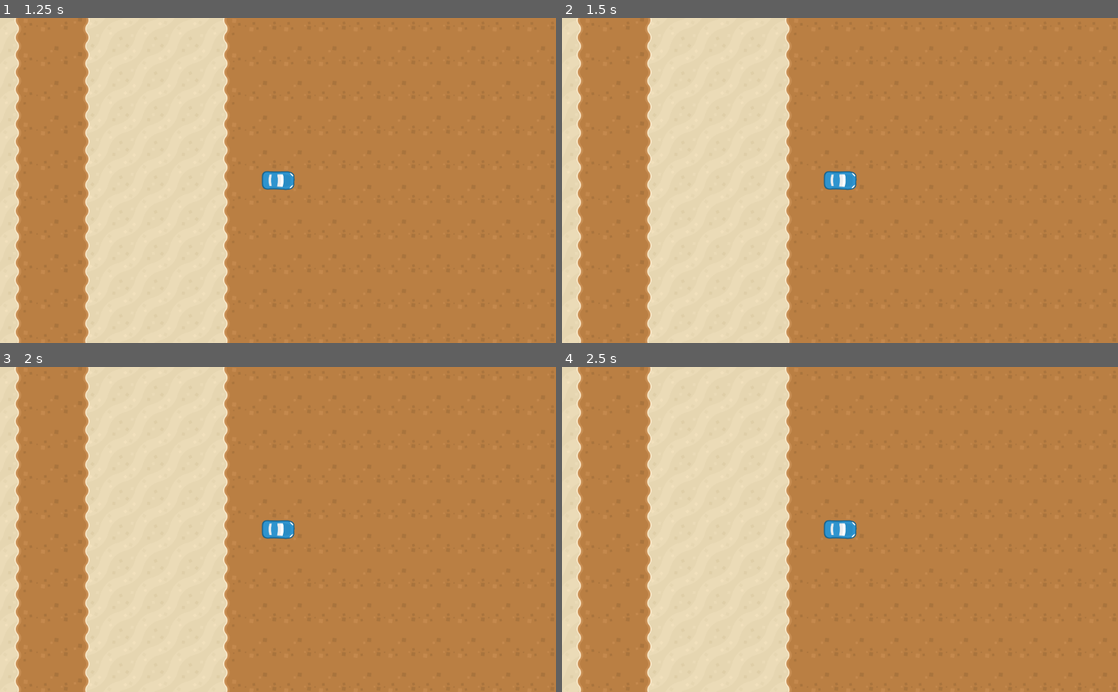
Above: before the commit, frames 1-4 (two rows, left to right).
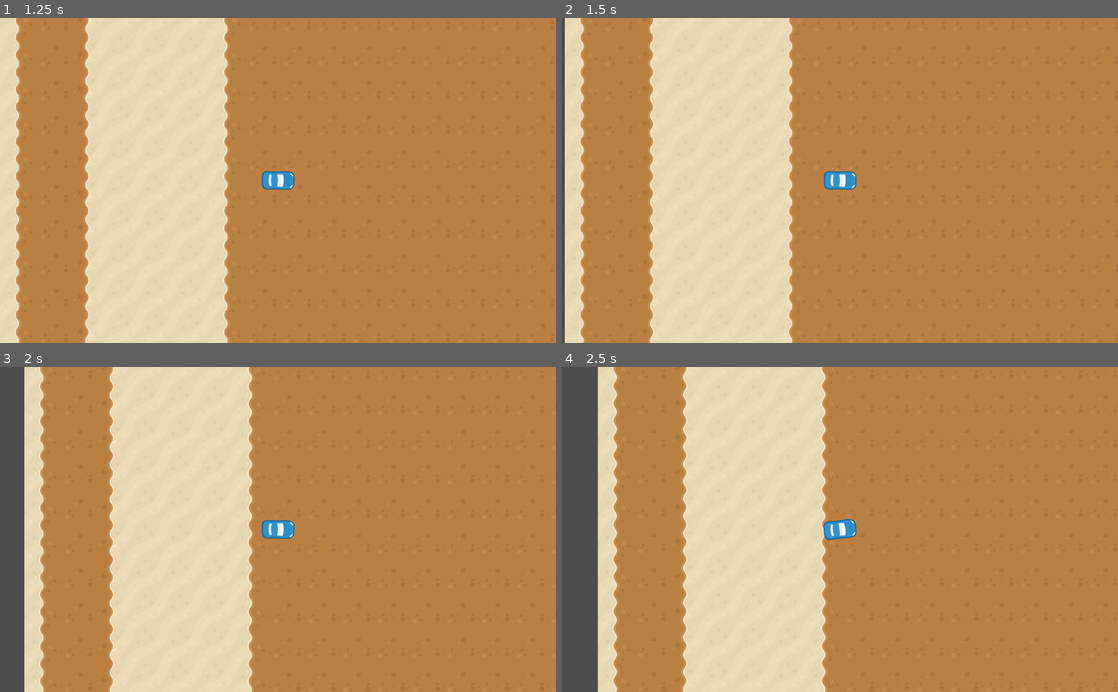
Above: after the commit, the same moments.

Repository: mc-carthy/gdTopDownCar
Game: Godot game, scene res://Scenes/MainScene.tscn
The game is run twice, just before and just after one commit, with the same random seed, the same clock (stepped at 60 frames per second) and the same inputs.
Inputs:
- Up to frame 1 (1.25 s): tap Enter at 0.5 s; hold D (right) from 0.53 s (still down)
- Up to frame 2 (1.5 s): tap Space at 1.25 s; release D (right) at 1.28 s; hold S (back) from 1.28 s (still down)
- Up to frame 3 (2 s): keep holding S (back)
- Up to frame 4 (2.5 s): release S (back) at 2.03 s; hold D (right) from 2.03 s (still down)

Frame 1 is identical in both runs. In frame 2, 2.4% of the frame differs, in the area x 0-42%, y 0-100%; in frame 3, 17%; in frame 4, 23%, in the area x 0-53%, y 0-100%.

Commit message:
Add braking and reversing

Diff:
--- a/Scripts/Car.gd
+++ b/Scripts/Car.gd
@@ -5,6 +5,8 @@
 var engine_power : float = 500
 var rolling_resistance : float = -0.9
 var drag_coefficient : float = -0.001
+var braking_power : float = -450
+var reverse_max_speed : float = 250
 
 var acceleration : Vector2 = Vector2.ZERO
 var velocity : Vector2 = Vector2.ZERO
@@ -31,6 +33,8 @@
 
 	if Input.is_action_pressed('forward'):
 		acceleration = transform.x * engine_power
+	if Input.is_action_pressed('back'):
+		acceleration = transform.x * braking_power
 
 func apply_friction(delta):
 	if velocity.length() < 5:
@@ -45,5 +49,9 @@
 	rear_wheel_location += velocity * delta
 	front_wheel_location += velocity.rotated(steering_angle) * delta
 	var heading : Vector2 = (front_wheel_location - rear_wheel_location).normalized()
-	velocity = heading * velocity.length()
+	var dot : float = heading.dot(velocity.normalized())
+	if dot > 0:
+		velocity = heading * velocity.length()
+	elif dot < 0:
+		velocity = heading * -min(velocity.length(), reverse_max_speed)
 	rotation = heading.angle()
